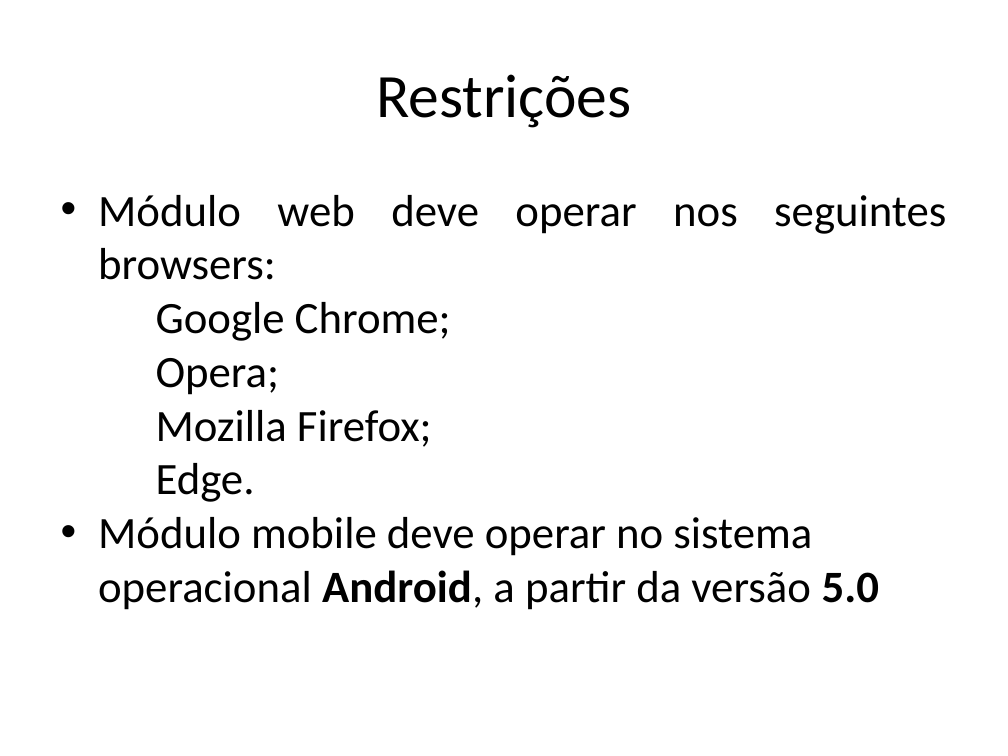
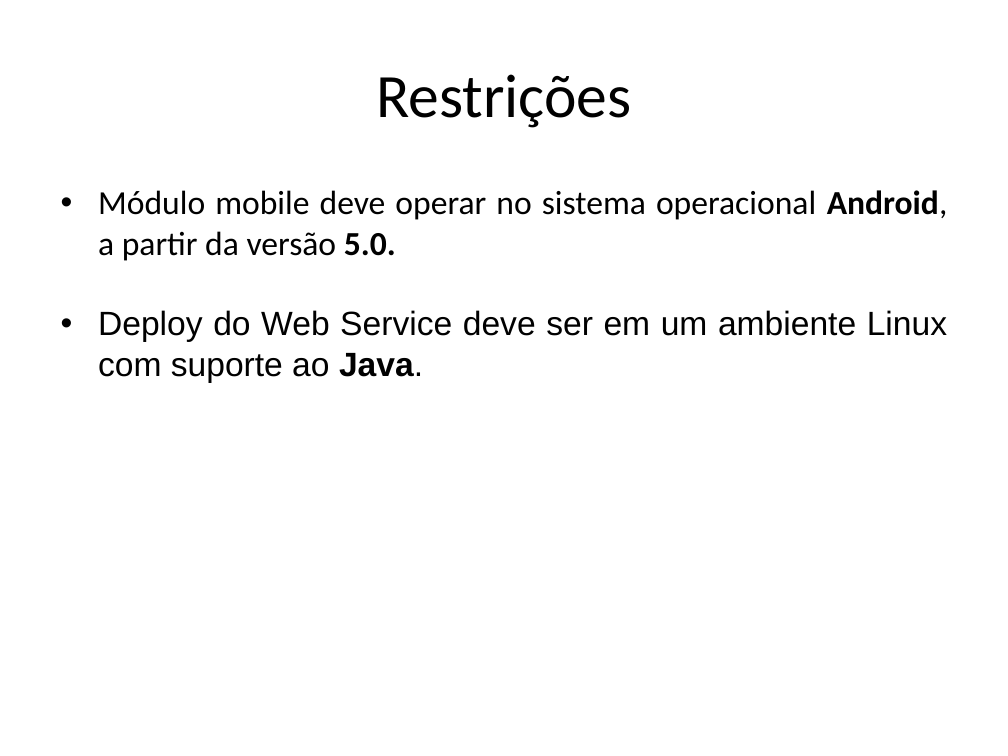
Before and after one commit to AjudeMais/ajudeMais-Projeto, a slide deck: slide 13 of Projeto-AjudeMais/000-Gerência de Projeto/PPJ-Plano de Projeto.pptx. Drawn at 1008x756 pixels with LibreOffice and Linux fonts; fonts in the diff are those of the drawing. Boxes give left, top, right and bottom in pixels: in the first picture for what was removed or moved away, otherwise in the second. Text is boxed around its words. In the diff, an @@ line names an element or a change of style, - is before the commit and + after.

```diff
--- a/Projeto-AjudeMais/000-Gerência de Projeto/PPJ-Plano de Projeto.pptx
+++ b/Projeto-AjudeMais/000-Gerência de Projeto/PPJ-Plano de Projeto.pptx
@@ text at [98,190,948,383]: text changed; size 32 to 24 pt @@
-• Módulo web deve operar nos seguintes browsers:
-  − Google Chrome;
-  − Opera;
-  − Mozilla Firefox;
-  − Edge.
-• Módulo mobile deve operar no sistema operacional Android, a partir da versão 5.0
+• Módulo mobile deve operar no sistema operacional Android, a partir da versão 5.0.
+• Deploy do Web Service deve ser em um ambiente Linux com suporte ao Java.
```
Also in this commit, not shown: 10 other slides changed, 1 slide added, 1 slide removed, 2 other files.
